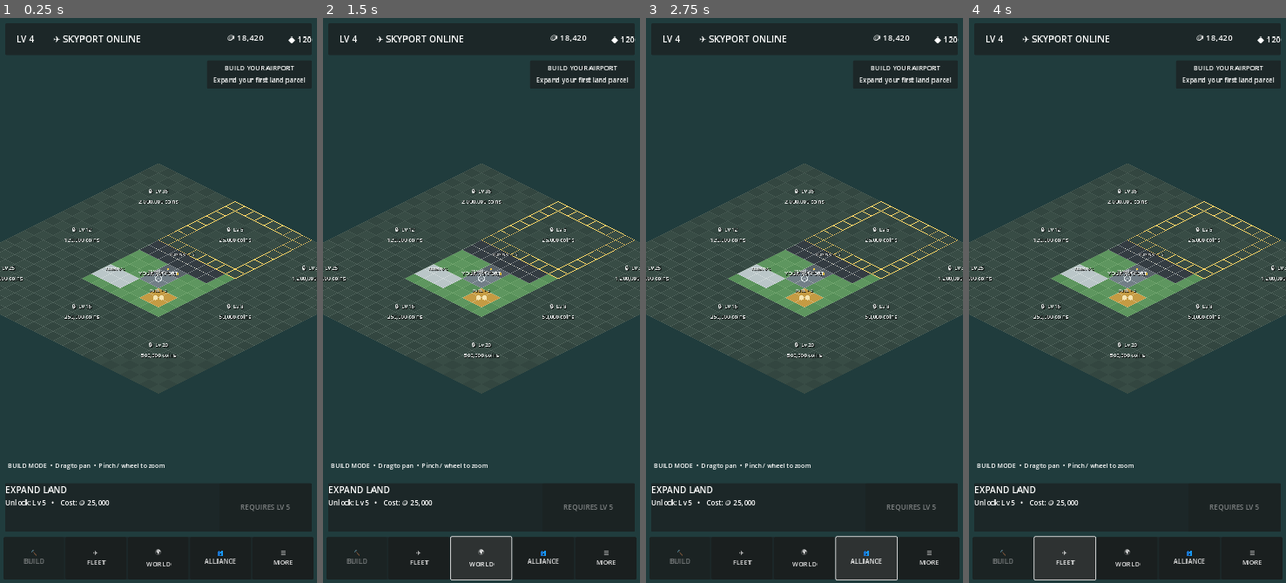
Above: before the commit, frames 1-4 (left to right).
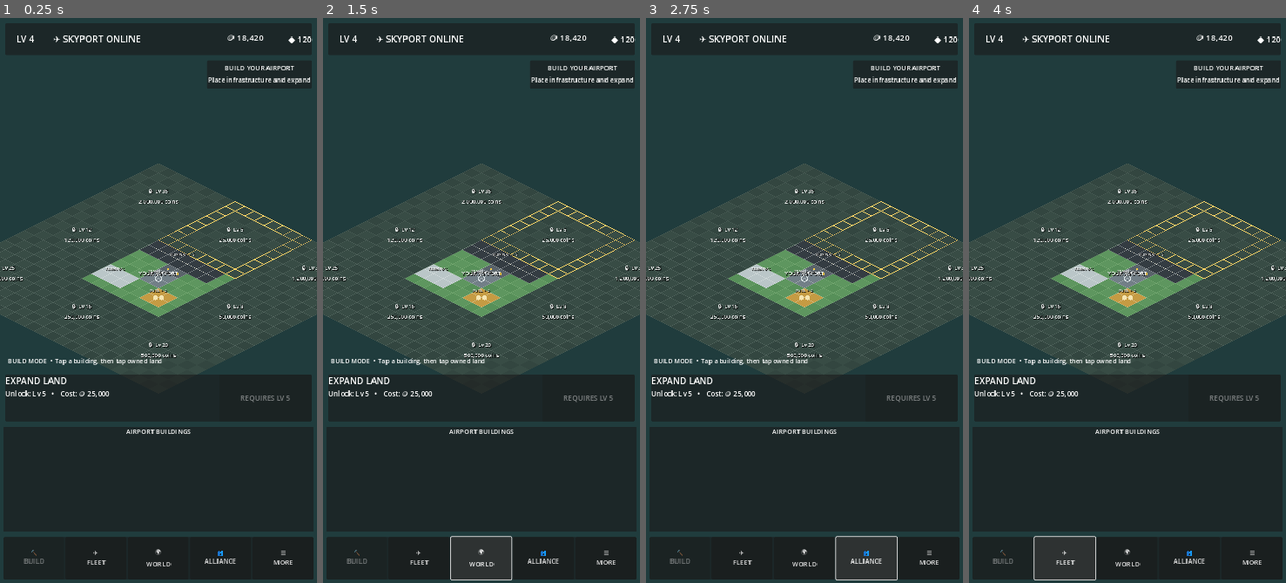
Above: after the commit, the same moments.

Repository: elroynbenjamins/SkyportOnline
Game: Godot game, scene res://src/main/Main.tscn
Two runs of this game, one before a commit and one after it. Both use one fixed random seed, a clock stepped at 60 frames per second and the inputs below.
Inputs:
- Up to frame 1 (0.25 s): no input
- Up to frame 2 (1.5 s): click "✈ FLEET" at 0.5 s; click "🌍 WORLD" at 1.25 s
- Up to frame 3 (2.75 s): click "👥 ALLIANCE" at 2 s
- Up to frame 4 (4 s): click "☰ MORE" at 2.75 s; click "✈ FLEET" at 3.5 s

The runs differ from the first frame. In frame 1, 4.2% of the frame differs, in the area x 1-99%, y 10-88%; in frame 2, 4.2%; in frame 3, 4.2%; in frame 4, 4.2%.

Commit message:
Add interactive airport build catalog

Diff:
--- a/src/ui/HUD.gd
+++ b/src/ui/HUD.gd
@@ -1,16 +1,34 @@
 extends CanvasLayer
 
 signal purchase_expansion_requested
+signal building_selected(building_id: String)
+signal rotate_building_requested
+signal confirm_building_requested
+signal cancel_building_requested
 
 var level_label: Label
 var coins_label: Label
 var gems_label: Label
+
+var parcel_panel: PanelContainer
 var parcel_title: Label
 var parcel_requirements: Label
 var purchase_button: Button
+
+var build_action_panel: PanelContainer
+var build_title: Label
+var build_status: Label
+var rotate_button: Button
+var place_button: Button
+
+var catalog_buttons: Dictionary = {}
+var catalog_definitions: Array[Dictionary] = []
+
 var current_parcel: Dictionary = {}
 var current_level := 1
 var current_coins := 0
+var current_gems := 0
+var active_building_id := ""
 
 
 func _ready() -> void:
@@ -68,12 +86,137 @@
 	root.add_child(objective_panel)
 
 	var objective := Label.new()
-	objective.text = "BUILD YOUR AIRPORT\nExpand your first land parcel"
+	objective.text = "BUILD YOUR AIRPORT\nPlace infrastructure and expand"
 	objective.horizontal_alignment = HORIZONTAL_ALIGNMENT_CENTER
 	objective.vertical_alignment = VERTICAL_ALIGNMENT_CENTER
 	objective.add_theme_font_size_override("font_size", 15)
 	objective_panel.add_child(objective)
 
+	var build_hint := Label.new()
+	build_hint.set_anchors_preset(Control.PRESET_BOTTOM_LEFT)
+	build_hint.offset_left = 18
+	build_hint.offset_top = -514
+	build_hint.offset_right = 520
+	build_hint.offset_bottom = -478
+	build_hint.text = "BUILD MODE  •  Tap a building, then tap owned land"
+	build_hint.add_theme_font_size_override("font_size", 14)
+	root.add_child(build_hint)
+
+	_build_context_panel(root)
+	_build_catalog_panel(root)
+	_build_bottom_navigation(root)
+
+
+func _build_context_panel(root: Control) -> void:
+	parcel_panel = PanelContainer.new()
+	parcel_panel.set_anchors_preset(Control.PRESET_BOTTOM_WIDE)
+	parcel_panel.offset_left = 12
+	parcel_panel.offset_top = -472
+	parcel_panel.offset_right = -12
+	parcel_panel.offset_bottom = -366
+	root.add_child(parcel_panel)
+
+	var parcel_row := HBoxContainer.new()
+	parcel_row.add_theme_constant_override("separation", 16)
+	parcel_panel.add_child(parcel_row)
+
+	var parcel_text := VBoxContainer.new()
+	parcel_text.size_flags_horizontal = Control.SIZE_EXPAND_FILL
+	parcel_row.add_child(parcel_text)
+
+	parcel_title = Label.new()
+	parcel_title.text = "EXPAND LAND"
+	parcel_title.add_theme_font_size_override("font_size", 20)
+	parcel_text.add_child(parcel_title)
+
+	parcel_requirements = Label.new()
+	parcel_requirements.text = "Select an expansion parcel"
+	parcel_requirements.add_theme_font_size_override("font_size", 16)
+	parcel_text.add_child(parcel_requirements)
+
+	purchase_button = Button.new()
+	purchase_button.custom_minimum_size = Vector2(210, 74)
+	purchase_button.text = "SELECT LAND"
+	purchase_button.disabled = true
+	purchase_button.pressed.connect(_on_purchase_pressed)
+	parcel_row.add_child(purchase_button)
+
+	build_action_panel = PanelContainer.new()
+	build_action_panel.set_anchors_preset(Control.PRESET_BOTTOM_WIDE)
+	build_action_panel.offset_left = 12
+	build_action_panel.offset_top = -472
+	build_action_panel.offset_right = -12
+	build_action_panel.offset_bottom = -366
+	build_action_panel.visible = false
+	root.add_child(build_action_panel)
+
+	var build_row := HBoxContainer.new()
+	build_row.add_theme_constant_override("separation", 10)
+	build_action_panel.add_child(build_row)
+
+	var build_text := VBoxContainer.new()
+	build_text.size_flags_horizontal = Control.SIZE_EXPAND_FILL
+	build_row.add_child(build_text)
+
+	build_title = Label.new()
+	build_title.text = "PLACE BUILDING"
+	build_title.add_theme_font_size_override("font_size", 19)
+	build_text.add_child(build_title)
+
+	build_status = Label.new()
+	build_status.text = "Tap owned land to preview placement."
+	build_status.add_theme_font_size_override("font_size", 14)
+	build_text.add_child(build_status)
+
+	rotate_button = Button.new()
+	rotate_button.custom_minimum_size = Vector2(92, 72)
+	rotate_button.text = "↻\nROTATE"
+	rotate_button.pressed.connect(_on_rotate_pressed)
+	build_row.add_child(rotate_button)
+
+	var cancel_button := Button.new()
+	cancel_button.custom_minimum_size = Vector2(92, 72)
+	cancel_button.text = "✕\nCANCEL"
+	cancel_button.pressed.connect(_on_cancel_building_pressed)
+	build_row.add_child(cancel_button)
+
+	place_button = Button.new()
+	place_button.custom_minimum_size = Vector2(150, 72)
+	place_button.text = "PLACE"
+	place_button.disabled = true
+	place_button.pressed.connect(_on_confirm_building_pressed)
+	build_row.add_child(place_button)
+
+
+func _build_catalog_panel(root: Control) -> void:
+	var catalog_panel := PanelContainer.new()
+	catalog_panel.set_anchors_preset(Control.PRESET_BOTTOM_WIDE)
+	catalog_panel.offset_left = 8
+	catalog_panel.offset_top = -354
+	catalog_panel.offset_right = -8
+	catalog_panel.offset_bottom = -116
+	root.add_child(catalog_panel)
+
+	var catalog_wrapper := VBoxContainer.new()
+	catalog_wrapper.add_theme_constant_override("separation", 5)
+	catalog_panel.add_child(catalog_wrapper)
+
+	var catalog_header := Label.new()
+	catalog_header.text = "AIRPORT BUILDINGS"
+	catalog_header.horizontal_alignment = HORIZONTAL_ALIGNMENT_CENTER
+	catalog_header.add_theme_font_size_override("font_size", 15)
+	catalog_wrapper.add_child(catalog_header)
+
+	var grid := GridContainer.new()
+	grid.name = "BuildingGrid"
+	grid.columns = 4
+	grid.size_flags_vertical = Control.SIZE_EXPAND_FILL
+	grid.add_theme_constant_override("h_separation", 5)
+	grid.add_theme_constant_override("v_separation", 5)
+	catalog_wrapper.add_child(grid)
+
+
+func _build_bottom_navigation(root: Control) -> void:
 	var bottom_nav := PanelContainer.new()
 	bottom_nav.set_anchors_preset(Control.PRESET_BOTTOM_WIDE)
 	bottom_nav.offset_left = 8
@@ -96,57 +239,52 @@
 			button.disabled = true
 		nav_row.add_child(button)
 
-	var parcel_panel := PanelContainer.new()
-	parcel_panel.set_anchors_preset(Control.PRESET_BOTTOM_WIDE)
-	parcel_panel.offset_left = 12
-	parcel_panel.offset_top = -226
-	parcel_panel.offset_right = -12
-	parcel_panel.offset_bottom = -116
-	root.add_child(parcel_panel)
-
-	var parcel_row := HBoxContainer.new()
-	parcel_row.add_theme_constant_override("separation", 16)
-	parcel_panel.add_child(parcel_row)
-
-	var parcel_text := VBoxContainer.new()
-	parcel_text.size_flags_horizontal = Control.SIZE_EXPAND_FILL
-	parcel_row.add_child(parcel_text)
-
-	parcel_title = Label.new()
-	parcel_title.text = "EXPAND LAND"
-	parcel_title.add_theme_font_size_override("font_size", 20)
-	parcel_text.add_child(parcel_title)
-
-	parcel_requirements = Label.new()
-	parcel_requirements.text = "Select an expansion parcel"
-	parcel_requirements.add_theme_font_size_override("font_size", 16)
-	parcel_text.add_child(parcel_requirements)
-
-	purchase_button = Button.new()
-	purchase_button.custom_minimum_size = Vector2(210, 74)
-	purchase_button.text = "SELECT LAND"
-	purchase_button.disabled = true
-	purchase_button.pressed.connect(_on_purchase_pressed)
-	parcel_row.add_child(purchase_button)
-
-	var build_hint := Label.new()
-	build_hint.set_anchors_preset(Control.PRESET_BOTTOM_LEFT)
-	build_hint.offset_left = 18
-	build_hint.offset_top = -276
-	build_hint.offset_right = 390
-	build_hint.offset_bottom = -238
-	build_hint.text = "BUILD MODE  •  Drag to pan  •  Pinch / wheel to zoom"
-	build_hint.add_theme_font_size_override("font_size", 14)
-	root.add_child(build_hint)
+
+func set_build_catalog(definitions: Array[Dictionary]) -> void:
+	catalog_definitions = definitions
+	var grid := get_node("Control/PanelContainer3/VBoxContainer/BuildingGrid") as GridContainer
+	if grid == null:
+		grid = _find_building_grid()
+	if grid == null:
+		return
+
+	for child in grid.get_children():
+		child.queue_free()
+	catalog_buttons.clear()
+
+	for definition in catalog_definitions:
+		var button := Button.new()
+		button.custom_minimum_size = Vector2(155, 88)
+		button.size_flags_horizontal = Control.SIZE_EXPAND_FILL
+		button.add_theme_font_size_override("font_size", 13)
+		var id := String(definition["id"])
+		button.pressed.connect(_on_building_button_pressed.bind(id))
+		grid.add_child(button)
+		catalog_buttons[id] = button
+
+	_update_catalog_buttons()
+
+
+func _find_building_grid() -> GridContainer:
+	var root := get_child(0)
+	if root == null:
+		return null
+	return root.find_child("BuildingGrid", true, false) as GridContainer
 
 
 func set_player_data(level: int, coins: int, gems: int) -> void:
 	current_level = level
 	current_coins = coins
+	current_gems = gems
 	level_label.text = "LV %d" % level
 	coins_label.text = "🪙 %s" % _format_number(coins)
 	gems_label.text = "◆ %s" % _format_number(gems)
-	if not current_parcel.is_empty():
+	_update_catalog_buttons()
+
+	if not active_building_id.is_empty():
+		var definition := BuildingCatalog.get_definition(active_building_id)
+		show_build_preview(definition, {}, current_level, current_coins)
+	elif not current_parcel.is_empty():
 		show_parcel(current_parcel, current_level, current_coins)
 
 
@@ -154,6 +292,12 @@
 	current_parcel = parcel.duplicate(true)
 	current_level = player_level
 	current_coins = player_coins
+
+	if not active_building_id.is_empty():
+		return
+
+	parcel_panel.visible = true
+	build_action_panel.visible = false
 
 	if parcel.is_empty():
 		parcel_title.text = "EXPAND LAND"
@@ -164,7 +308,7 @@
 
 	if parcel.get("owned", false):
 		parcel_title.text = "YOUR AIRPORT"
-		parcel_requirements.text = "This parcel is already owned."
+		parcel_requirements.text = "Owned land • ready for airport buildings."
 		purchase_button.text = "OWNED"
 		purchase_button.disabled = true
 		return
@@ -185,8 +329,128 @@
 		purchase_button.disabled = false
 
 
+func enter_building_mode(definition: Dictionary) -> void:
+	active_building_id = String(definition["id"])
+	parcel_panel.visible = false
+	build_action_panel.visible = true
+	build_title.text = String(definition["name"]).to_upper()
+	build_status.text = "%s  •  Footprint %dx%d  •  Sizing: %s" % [
+		String(definition["description"]),
+		int(definition["footprint"].x),
+		int(definition["footprint"].y),
+		_size_text(definition)
+	]
+	rotate_button.visible = bool(definition.get("rotatable", false))
+	place_button.text = "TAP LAND"
+	place_button.disabled = true
+
+
+func show_build_preview(definition: Dictionary, status: Dictionary, player_level: int, player_coins: int) -> void:
+	if definition.is_empty():
+		return
+
+	active_building_id = String(definition["id"])
+	current_level = player_level
+	current_coins = player_coins
+	parcel_panel.visible = false
+	build_action_panel.visible = true
+	build_title.text = String(definition["name"]).to_upper()
+	rotate_button.visible = bool(definition.get("rotatable", false))
+
+	var required_level := int(definition["level"])
+	var cost := int(definition["cost"])
+
+	if player_level < required_level:
+		build_status.text = "Locked until airport Lv %d." % required_level
+		place_button.text = "LV %d" % required_level
+		place_button.disabled = true
+		return
+
+	if player_coins < cost:
+		build_status.text = "Need 🪙 %s more." % _format_number(cost - player_coins)
+		place_button.text = "🪙 %s" % _format_number(cost)
+		place_button.disabled = true
+		return
+
+	if status.is_empty():
+		build_status.text = "Tap owned land to preview • Cost 🪙 %s" % _format_number(cost)
+		place_button.text = "TAP LAND"
+		place_button.disabled = true
+		return
+
+	if not bool(status.get("valid", false)):
+		build_status.text = "Cannot build: %s" % String(status.get("reason", "Invalid placement."))
+		place_button.text = "MOVE"
+		place_button.disabled = true
+		return
+
+	var footprint: Vector2i = status.get("footprint", definition["footprint"])
+	build_status.text = "Valid %dx%d placement • %s • Cost 🪙 %s" % [
+		footprint.x,
+		footprint.y,
+		_size_text(definition),
+		_format_number(cost)
+	]
+	place_button.text = "BUILD  🪙 %s" % _format_number(cost)
+	place_button.disabled = false
+
+
+func exit_building_mode() -> void:
+	active_building_id = ""
+	build_action_panel.visible = false
+	parcel_panel.visible = true
+	show_parcel(current_parcel, current_level, current_coins)
+
+
+func _update_catalog_buttons() -> void:
+	for definition in catalog_definitions:
+		var id := String(definition["id"])
+		if not catalog_buttons.has(id):
+			continue
+		var button: Button = catalog_buttons[id]
+		var required_level := int(definition["level"])
+		var cost := int(definition["cost"])
+
+		if current_level < required_level:
+			button.text = "%s\n🔒 LV %d" % [String(definition["menu_name"]), required_level]
+			button.disabled = true
+		else:
+			button.text = "%s\n🪙 %s • %s" % [
+				String(definition["menu_name"]),
+				_format_number(cost),
+				_size_text(definition)
+			]
+			button.disabled = false
+
+
+func _size_text(definition: Dictionary) -> String:
+	var sizes: PackedStringArray = definition["sizes"]
+	var result := ""
+	for index in range(sizes.size()):
+		if index > 0:
+			result += "/"
+		result += sizes[index]
+	return result
+
+
 func _on_purchase_pressed() -> void:
 	purchase_expansion_requested.emit()
+
+
+func _on_building_button_pressed(building_id: String) -> void:
+	building_selected.emit(building_id)
+
+
+func _on_rotate_pressed() -> void:
+	rotate_building_requested.emit()
+
+
+func _on_confirm_building_pressed() -> void:
+	confirm_building_requested.emit()
+
+
+func _on_cancel_building_pressed() -> void:
+	cancel_building_requested.emit()
 
 
 func _format_number(value: int) -> String:
